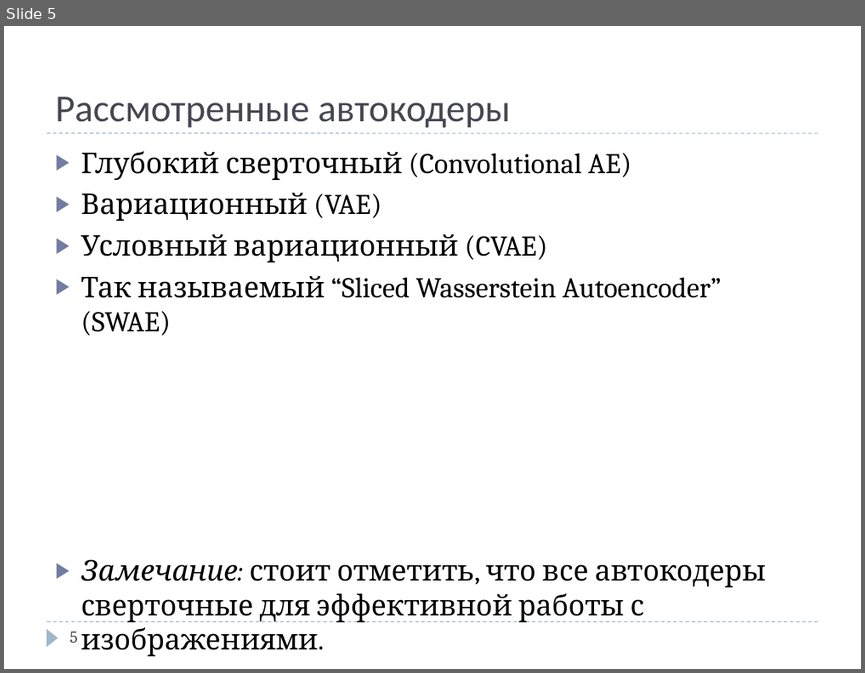
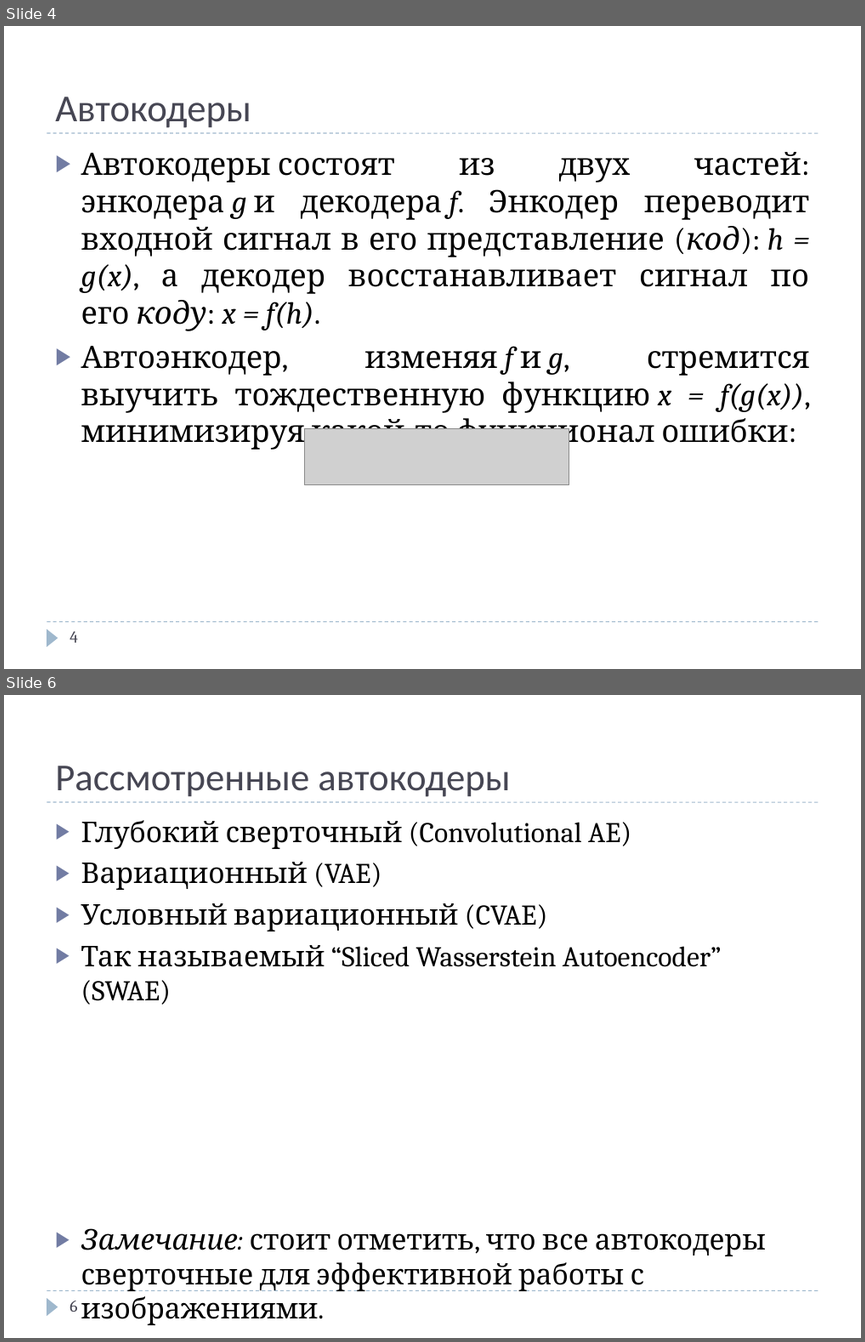
Before and after one commit to Ppasha9/ganfasttraining, a slide deck: presentations/FastGanTraining_Denisov_Pavel.pptx. Shown one above the other, each under a label of ours: slide 5 before the commit, slides 4 and 6 after it; the slides between them are not shown. The pictures are 865x673 and 865x1342 pixels, drawn with LibreOffice and Linux fonts; fonts in the diff are those of the drawing; grey boxes stand for pictures. Boxes give left, top, right and bottom in pixels: in the first picture for what was removed or moved away, otherwise in the second. Text is boxed around its words. In the diff, an @@ line names an element or a change of style, - is before the commit and + after.

```diff
--- a/presentations/FastGanTraining_Denisov_Pavel.pptx
+++ b/presentations/FastGanTraining_Denisov_Pavel.pptx
@@ slide 4 added at (x1=4, y1=26, x2=861, y2=669), background #FFFFFF; not listed: 3 template elements that a slide beside it also shows @@
@@ title added at (x1=55, y1=97, x2=251, y2=128), 32 pt, text #464653 @@
+Автокодеры
@@ text added at (x1=81, y1=152, x2=810, y2=451), 26 pt, text #000000 @@
+▶ Автокодеры состоят из двух частей: энкодера g и декодера f. Энкодер переводит входной сигнал в его представление (код): h = g(x), а декодер восстанавливает сигнал по его коду: x = f(h).
+▶ Автоэнкодер, изменяя f и g, стремится выучить тождественную функцию x = f(g(x)), минимизируя какой-то функционал ошибки:
@@ picture added at (x1=304, y1=428, x2=568, y2=484) @@
@@ page number added at (x1=69, y1=630, x2=78, y2=642), 14 pt, text #464653 @@
+4
@@ what was slide 5 is now slide 6 @@
@@ page number at (x1=69, y1=1300, x2=77, y2=1311): text changed @@
-5
+6
```
Also in this commit, not shown: 3 slides changed, 1 other slide added, 1 slide removed, 2 other files.
